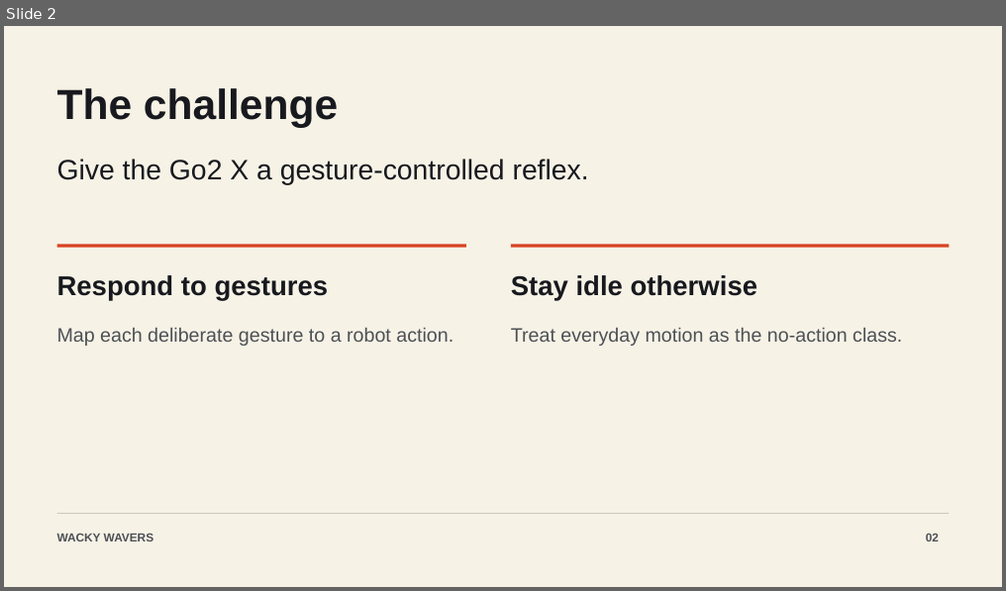
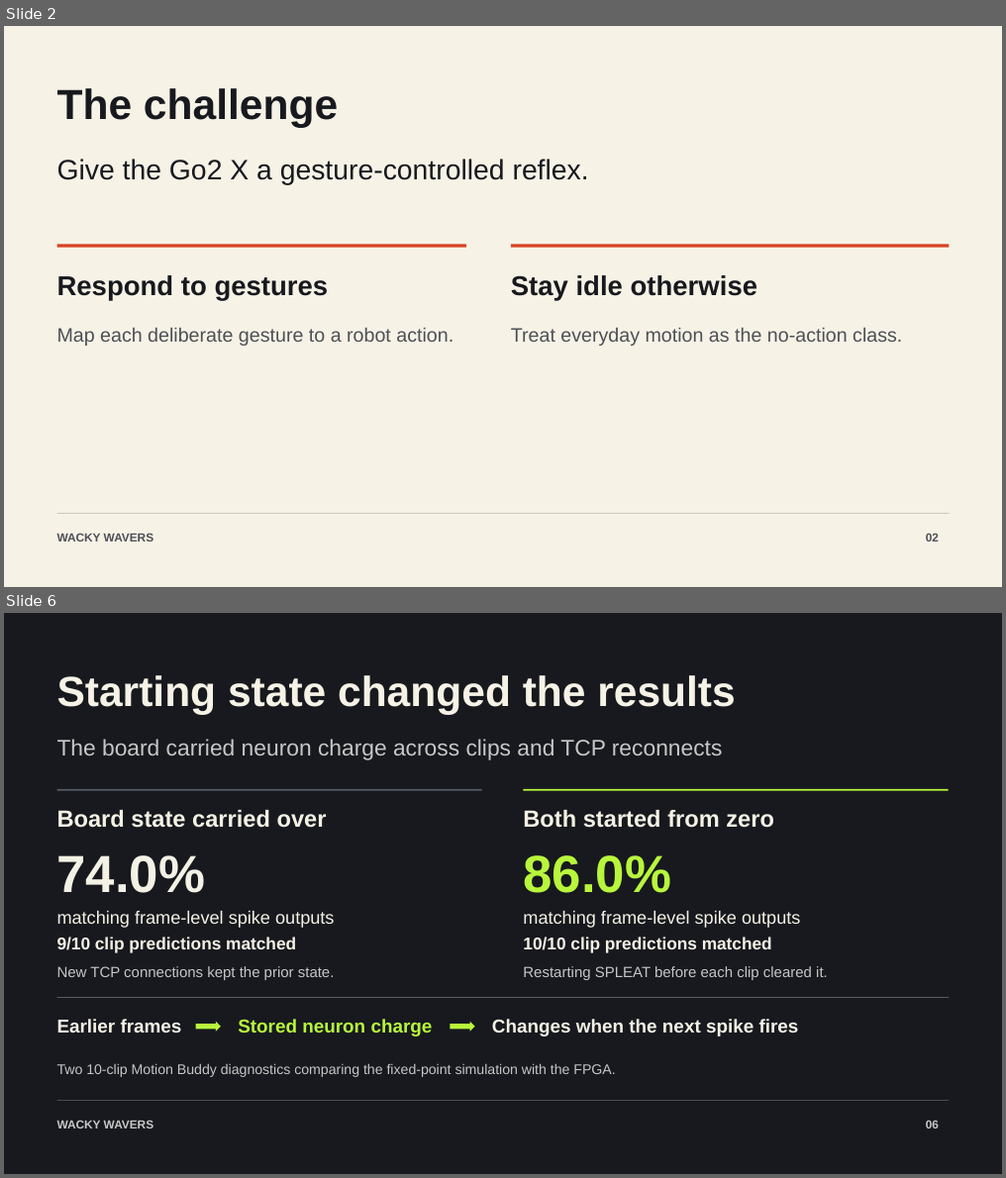
Before and after one commit to unbeschwert/go2-next-reflex, a slide deck: presentation/Wacky Wavers - Mantis Vision.pptx. Shown one above the other, each under a label of ours: slide 2 before the commit, slides 2 and 6 after it; the slides between them are not shown. The pictures are 1006x591 and 1006x1178 pixels, drawn with LibreOffice and Linux fonts; fonts in the diff are those of the drawing. Boxes give left, top, right and bottom in pixels: in the first picture for what was removed or moved away, otherwise in the second. Text is boxed around its words. In the diff, an @@ line names an element or a change of style, - is before the commit and + after.

Commit message:
Update Wacky Wavers presentation and companion site

```diff
--- a/presentation/Wacky Wavers - Mantis Vision.pptx
+++ b/presentation/Wacky Wavers - Mantis Vision.pptx
@@ slide 6 added at (4,613,1002,1174), background #17191E @@
@@ text added at (57,675,735,714), 40.5 pt, text #F6F2E6, bold @@
+Starting state changed the results
@@ text added at (57,739,723,761), 21.8 pt, text #C6C7C6 @@
+The board carried neuron charge across clips and TCP reconnects
@@ rectangle added at (57,789,482,790), fill #565C66 @@
@@ rectangle added at (524,789,948,790), fill #B8F63C @@
@@ text added at (57,810,327,828), 22.5 pt, text #F4F1E5, bold @@
+Board state carried over
@@ text added at (523,810,774,828), 22.5 pt, text #F4F1E5, bold @@
+Both started from zero
@@ text added at (57,856,206,893), 50.2 pt, text #F4F1E5, bold @@
+74.0%
@@ text added at (523,856,671,893), 50.2 pt, text #B8F63C, bold @@
+86.0%
@@ text added at (57,911,334,928), 17.2 pt, text #F4F1E5 @@
+matching frame-level spike outputs
@@ text added at (57,937,296,954), 16.5 pt, text #F4F1E5, bold @@
+9/10 clip predictions matched
@@ text added at (523,911,800,928), 17.2 pt, text #F4F1E5 @@
+matching frame-level spike outputs
@@ text added at (523,937,772,954), 16.5 pt, text #F4F1E5, bold @@
+10/10 clip predictions matched
@@ text added at (57,966,335,980), 14.2 pt, text #C5C5C5 @@
+New TCP connections kept the prior state.
@@ text added at (523,966,828,980), 14.2 pt, text #C5C5C5 @@
+Restarting SPLEAT before each clip cleared it.
@@ rectangle added at (57,998,949,998), fill #565C66 @@
@@ text added at (57,1019,182,1033), 18 pt, text #F4F1E5, bold @@
+Earlier frames
@@ right arrow added at (196,1022,221,1032), fill #B8F63C @@
@@ text added at (238,1019,433,1037), 18 pt, text #B8F63C, bold @@
+Stored neuron charge
@@ right arrow added at (450,1022,475,1032), fill #B8F63C @@
@@ text added at (492,1019,799,1037), 18 pt, text #F4F1E5, bold @@
+Changes when the next spike fires
@@ text added at (57,1063,615,1077), 13.5 pt, text #C5C5C5 @@
+Two 10-clip Motion Buddy diagnostics comparing the fixed-point simulation with the FPGA.
@@ rectangle added at (57,1100,949,1101), fill #494C51 @@
@@ text added at (57,1121,154,1129), 11.2 pt, text #C6C7C6, bold @@
+WACKY WAVERS
@@ text added at (926,1121,939,1129), 11.2 pt, text #C6C7C6, bold @@
+06
```
Also in this commit, not shown: 7 slides changed, 5 other slides added, 13 other files.
